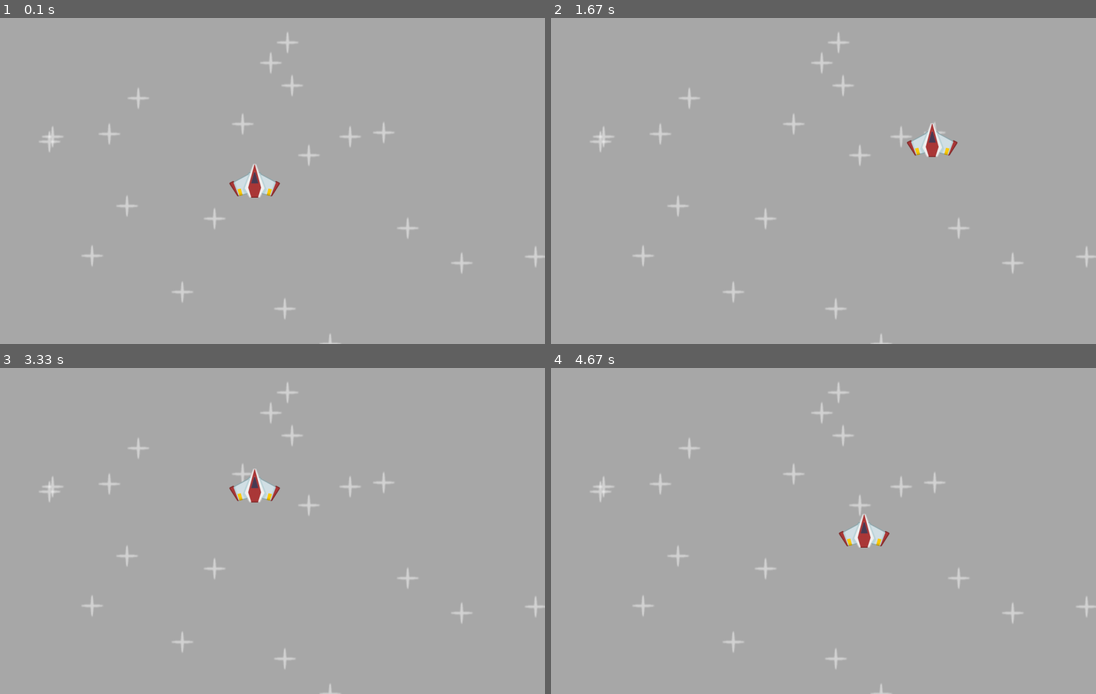
Above: before the commit, frames 1-4 (two rows, left to right).
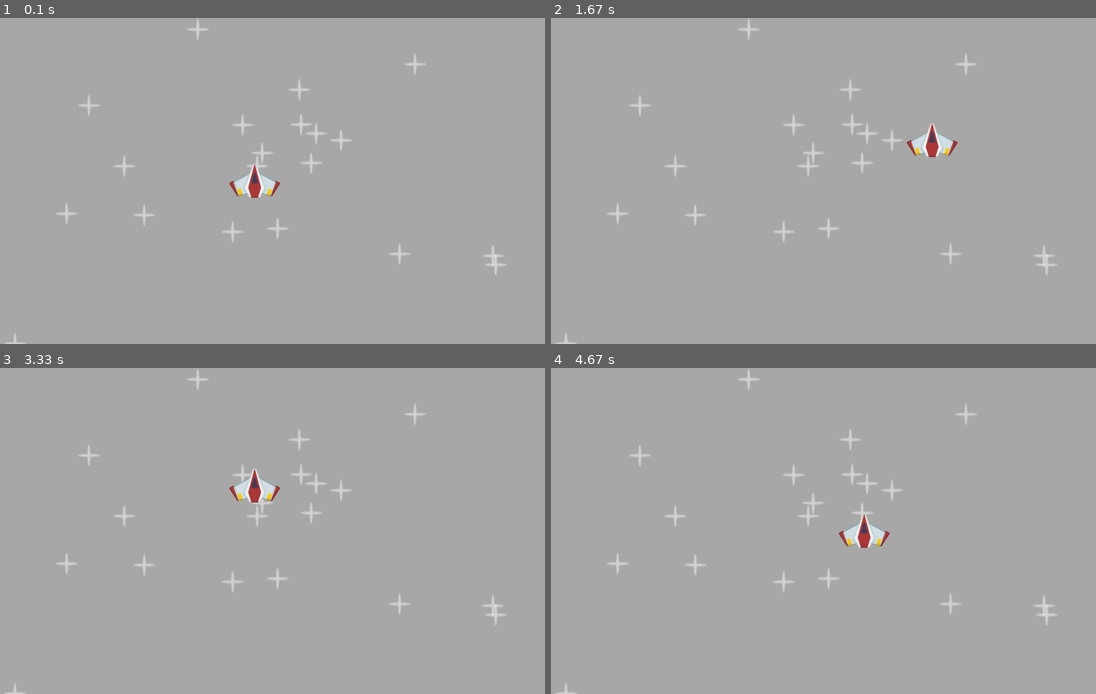
Above: after the commit, the same moments.

Repository: tarsier76/Pygame_Projects
Game: pygame game, started from Space Shooter/code/main.py
Same seed, same stepped clock (60 frames per second), same inputs: the game is played once before the commit and once after it.
Inputs:
- Up to frame 1 (0.1 s): no input
- Up to frame 2 (1.67 s): hold Right 0.33-0.8 s; hold Up 0.83-1.13 s; hold Right 1.17-1.63 s
- Up to frame 3 (3.33 s): hold Left 1.67-2.2 s; hold Down 2.23-2.53 s; hold Left 2.57-2.97 s; hold Up from 3 s (still down)
- Up to frame 4 (4.67 s): release Up at 3.37 s; hold Right 3.4-4.03 s; hold Down 4.07-4.43 s; hold Left from 4.47 s (still down)

The runs differ from the first frame. In frame 1, 1.5% of the frame differs, in the area x 0-100%, y 0-100%; in frame 2, 1.5%; in frame 3, 1.5%; in frame 4, 1.5%.

Commit message:
Created Star class

Diff:
--- a/Space Shooter/code/main.py
+++ b/Space Shooter/code/main.py
@@ -21,6 +21,13 @@
         if key[pygame.K_SPACE]:
             print("Shooting Laser!")
 
+class Star(pygame.sprite.Sprite):
+    def __init__(self, group):
+        super().__init__(group)
+        self.width = 1280
+        self.height = 720
+        self.image = pygame.image.load('../images/star.png').convert_alpha()
+        self.rect = self.image.get_frect(center=(randint(0, self.width), randint(0, self.height)))
 
 pygame.init()
 WINDOW_WIDTH, WINDOW_HEIGHT = 1280, 720
@@ -29,11 +36,11 @@
 running = True
 clock = pygame.time.Clock()
 
+
 all_sprites = pygame.sprite.Group()
+stars = [Star(all_sprites) for time in range(20)]
+all_sprites.add(stars)
 player = Player(all_sprites)
-
-star_surf = pygame.image.load('../images/star.png').convert_alpha()
-star_positions = [(randint(0, WINDOW_WIDTH), randint(0, WINDOW_HEIGHT)) for time in range(20)]
 
 meteor_surf = pygame.image.load('../images/meteor.png').convert_alpha()
 meteor_rect = meteor_surf.get_frect(center=(WINDOW_WIDTH / 2, WINDOW_HEIGHT / 2))
@@ -48,8 +55,6 @@
             running = False
 
     display_surface.fill(color='darkgray')
-    for position in star_positions:
-        display_surface.blit(star_surf, position)
 
     all_sprites.update(dt)
     all_sprites.draw(display_surface)
